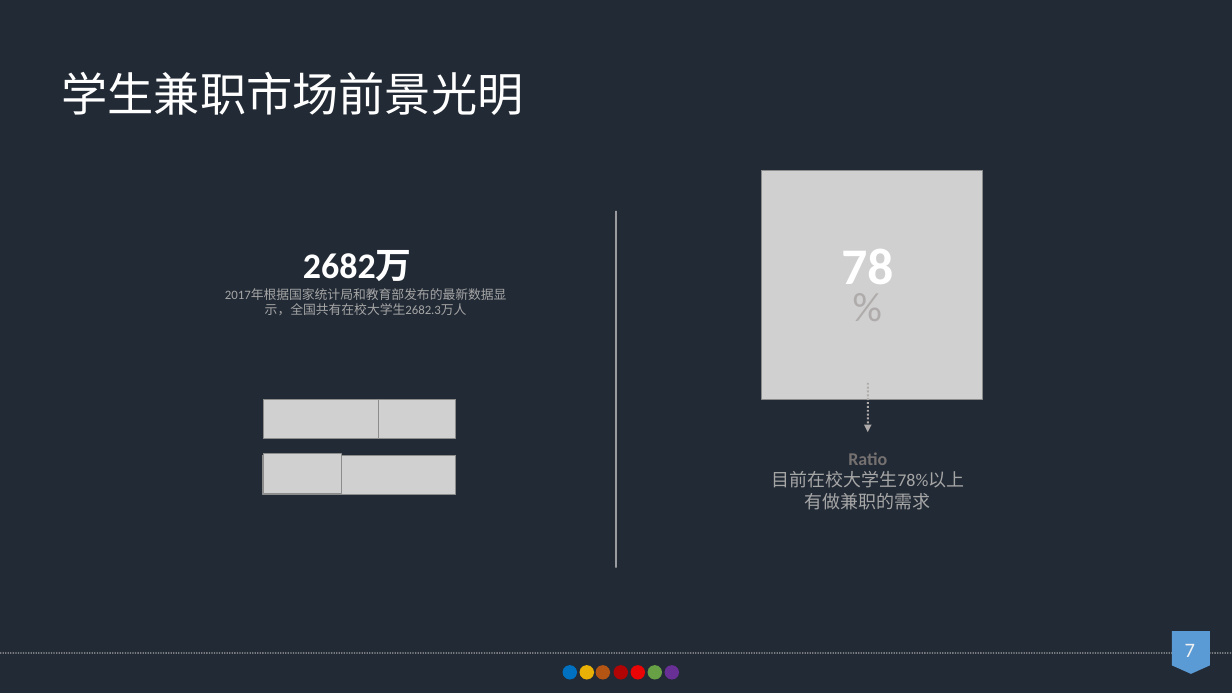
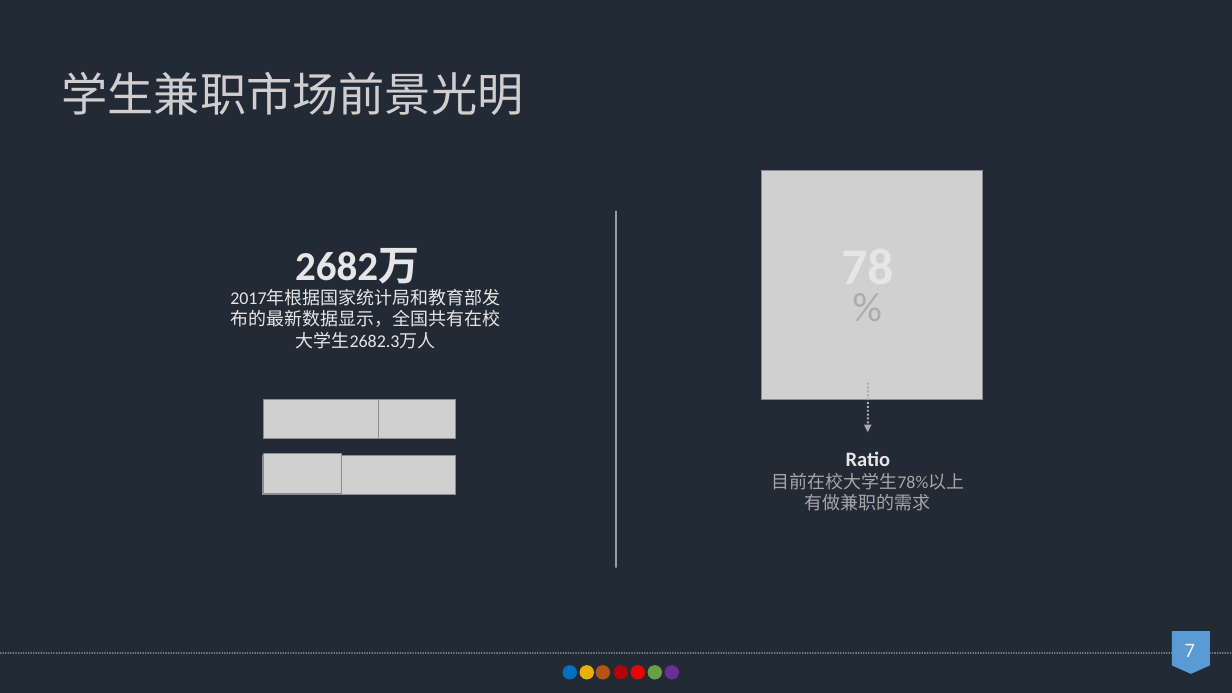
Before and after one commit to yglym2012/BlockchainCompetition, a slide deck: slide 7 of PPT/区块链信用兼职平台-黑色版.ppt. Drawn at 1232x693 pixels with LibreOffice and Linux fonts; fonts in the diff are those of the drawing; grey boxes stand for pictures. Boxes give left, top, right and bottom in pixels: in the first picture for what was removed or moved away, otherwise in the second. Text is boxed around its words. In the diff, an @@ line names an element or a change of style, - is before the commit and + after.

```diff
--- a/PPT/区块链信用兼职平台-黑色版.ppt
+++ b/PPT/区块链信用兼职平台-黑色版.ppt
@@ text "学生兼职市场前景光明" at box(62, 72, 524, 115): text colour #FFFFFF to #D0CECE @@
@@ text "2682万" at box(295, 248, 419, 291): size 28 to 32 pt, text colour #FFFFFF to #E7E6E6 @@
@@ text at box(841, 236, 893, 299): text colour #FFFFFF to #E7E6E6 in "78" @@
@@ text "2017年根据国家统计局和教育部发布的最新数据显示，全国共有在校大学生2682.3万人" at box(230, 310, 500, 349): size 10 to 14 pt, text colour #A6A6A6 to #E7E6E6; more space between paragraphs @@
@@ text at box(846, 451, 890, 466): size 14 to 16 pt, text colour #767171 to #E7E6E6 in "Ratio" @@
```
Also in this commit, not shown: 7 other slides changed.
